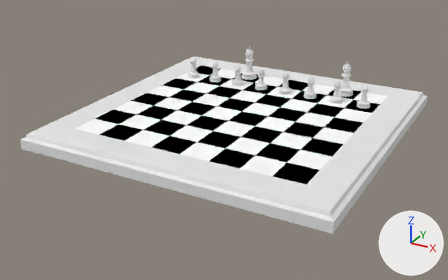
The Blender file 004_Chess/ChessScene.blend, before and after one commit.
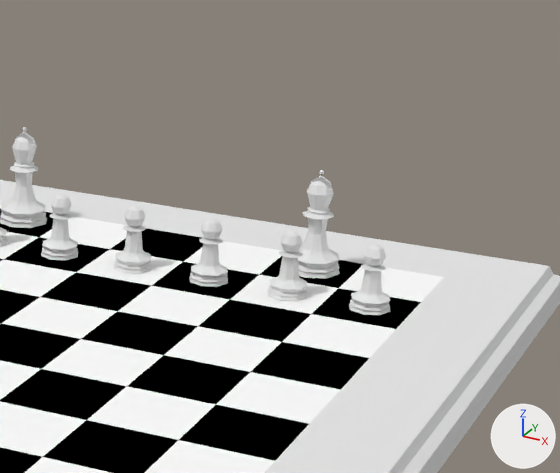
There are two pictures of each version: one whole from a 50 mm lens placed at (54.9, -107.5, 46.3), pointed at (-1.6, -4.8, -5.0), one close up on the part from 54% to 95% of the width and 2% to 57% of the height. The axes (+X, +Y, +Z) are drawn at lower right. The lights are the same throughout.

The first close-up shows 'Bishop', 'Bishop.001', 'Chess Board Surround', 'ChessBoard', 'White Pawn.003', 'White Pawn.004', 'White Pawn.005', 'White Pawn.006', 'White Pawn.007'.
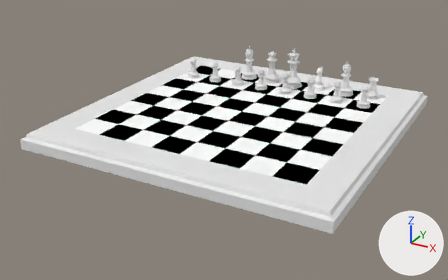
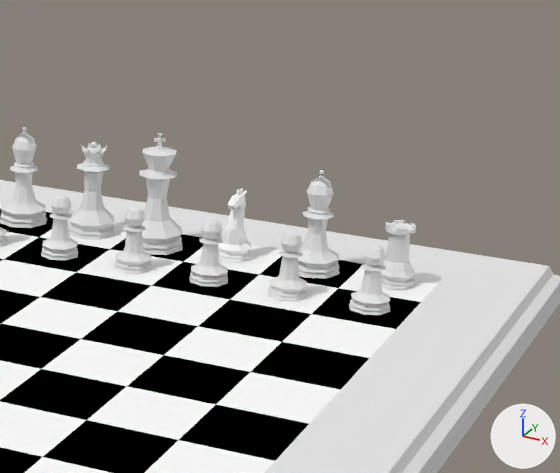
Boxes [x1, y1, x2, y2] around the edits, measured in the close-ups (560 x 473 px):
'King.001', added: after [139, 133, 182, 255]
'Queen', added: after [69, 142, 115, 240]
'RookLowPoly', added: after [381, 220, 416, 290]
'KnightLowPoly', added: after [218, 188, 252, 262]

Diff of the bpy script that builds the scene:
```diff
--- a/004_Chess/ChessScene.blend.py
+++ b/004_Chess/ChessScene.blend.py
@@ mat_material_001 @@
+mat_material_001 = diffuse_material('Material.001')
+mat_material_001.base_color = (1.0, 1.0, 1.0)  # white #ffffff
@@ me_cylinder_005 @@
+me_cylinder_005.from_pydata(...)  # 217 vertices, 209 faces, 16 loose edges; spans x -1.5..1.5, y -1.5..1.5, z 0.0..5.45
@@ me_cylinder_004 @@
+me_cylinder_004.from_pydata(...)  # 215 vertices, 178 faces, 8 loose edges; spans x -5.0..5.0, y -5.0..5.0, z -27.9..3.6
@@ me_cylinder_003 @@
+me_cylinder_003.from_pydata(...)  # 780 vertices, 196 faces; spans x -1.5..1.5, y -1.5..1.5, z -0.96..4.05
+me_cylinder_003.polygons.foreach_set('use_smooth', [True] * 196)
+me_cylinder_003.materials.append(mat_material_001)  # white #ffffff
@@ me_cylinder_002 @@
+me_cylinder_002.from_pydata(...)  # 120 vertices, 114 faces; spans x -1.5..1.5, y -1.5..1.5, z -0.96..3.46
@@ ob_queen @@
+ob_queen = bpy.data.objects.new('Queen', me_cylinder_005)
+ob_queen.location = (-2.96, 21.05, 0.0)
+ob_queen.scale = (1.33, 1.33, 1.33)
@@ ob_king_001 @@
+ob_king_001 = bpy.data.objects.new('King.001', me_cylinder_004)
+ob_king_001.location = (2.7, 20.4, 7.78)
+ob_king_001.scale = (0.45, 0.45, 0.279)
@@ ob_knightlowpoly @@
+ob_knightlowpoly = bpy.data.objects.new('KnightLowPoly', me_cylinder_003)
+ob_knightlowpoly.location = (8.83, 20.95, 1.0)
@@ ob_rooklowpoly @@
+ob_rooklowpoly = bpy.data.objects.new('RookLowPoly', me_cylinder_002)
+ob_rooklowpoly.location = (21.24, 20.95, 1.0)
```
